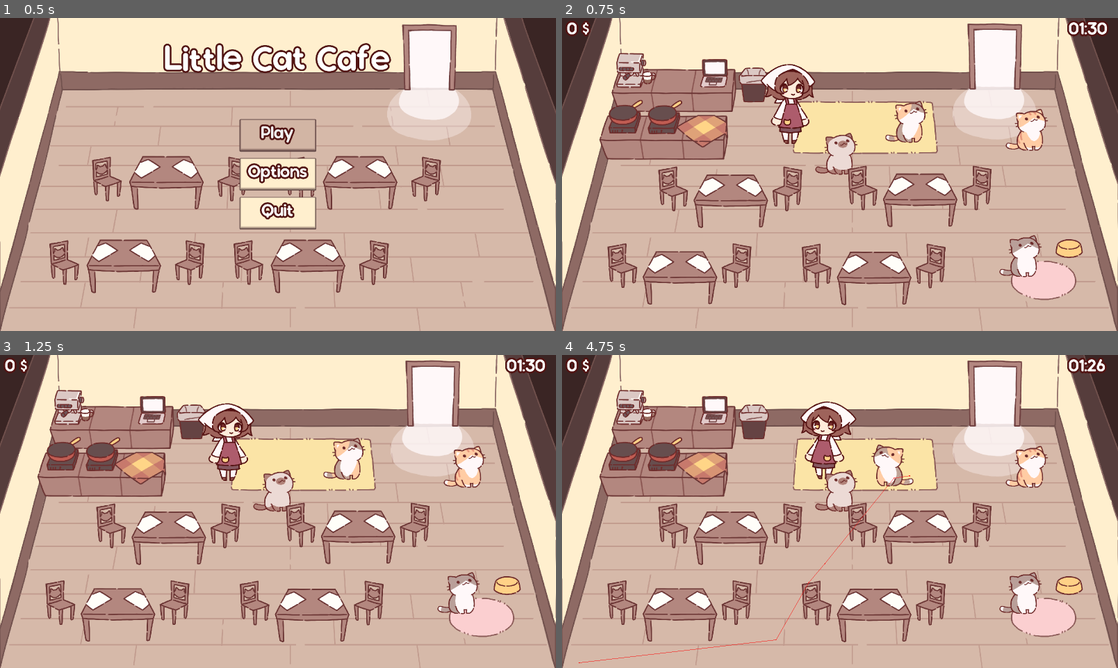
Above: before the commit, frames 1-4 (two rows, left to right).
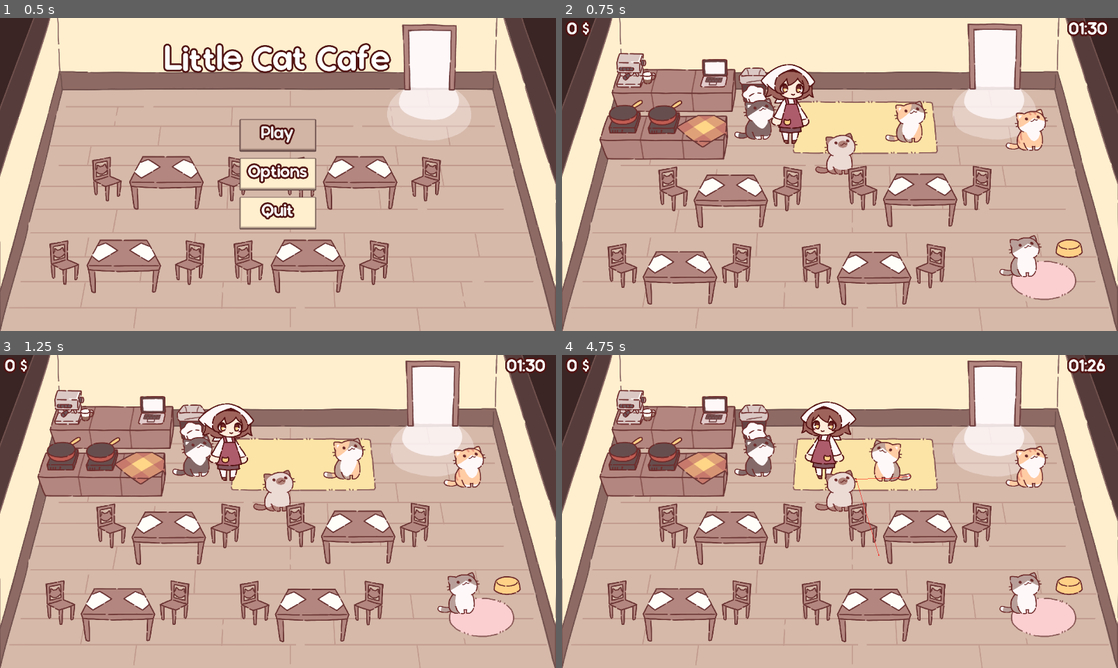
Above: after the commit, the same moments.

Repository: NuTrynity/Little-Cat-Cafe
Game: Godot game, scene res://Nodes/UI/main_menu.tscn
Two runs of this game, one before a commit and one after it. Both use one fixed random seed, a clock stepped at 60 frames per second and the inputs below.
Inputs:
- Up to frame 1 (0.5 s): no input
- Up to frame 2 (0.75 s): click "Play" at 0.5 s
- Up to frame 3 (1.25 s): no input
- Up to frame 4 (4.75 s): hold Right (move_right) 1.28-2.03 s; hold E (interact) 1.28-2.03 s; hold S (move_down) 2.03-2.78 s; tap E (interact) at 2.1, 3.6 s; hold Right (move_right) 2.78-3.53 s; hold E (interact) 2.78-3.53 s; hold W (move_up) 3.53-4.28 s; hold A (move_left) from 4.28 s (still down); hold E (interact) from 4.28 s (still down)

Frame 1 is identical in both runs. In frame 2, 0.8% of the frame differs, in the area x 31-39%, y 21-39%; in frame 3, 0.8%; in frame 4, 1.5%, in the area x 3-64%, y 21-99%.

Commit message:
made chef cat

Diff:
--- /dev/null
+++ b/Nodes/CharacterNodes/chef_cat.tscn
@@ -0,0 +1,23 @@
+[gd_scene load_steps=5 format=3 uid="uid://bpymu566dpahb"]
+
+[ext_resource type="PackedScene" uid="uid://p8f1yfir4e6i" path="res://Nodes/CharacterNodes/cat.tscn" id="1_ljuox"]
+[ext_resource type="Script" path="res://Scripts/CharacterScripts/ChefCat.gd" id="2_wt6kt"]
+[ext_resource type="Script" path="res://Scripts/CharacterScripts/chef_cat_ai_movement.gd" id="3_q0lhe"]
+[ext_resource type="Texture2D" uid="uid://cjtwlvtutbfxu" path="res://Sprites/cat_sprites/chefcat_interact.png" id="3_qw87i"]
+
+[node name="ChefCat" instance=ExtResource("1_ljuox")]
+script = ExtResource("2_wt6kt")
+player_resources = null
+approach_speed = 130
+cd_duration = 1.0
+min_stand_time = 2.0
+max_stand_time = 7.0
+
+[node name="AiMovement" parent="." index="0"]
+script = ExtResource("3_q0lhe")
+
+[node name="CatSkin" parent="." index="1"]
+position = Vector2(0, -69)
+
+[node name="CatSprite" parent="CatSkin" index="0"]
+texture = ExtResource("3_qw87i")
--- a/Nodes/ObjectNodes/coffee_machine.tscn
+++ b/Nodes/ObjectNodes/coffee_machine.tscn
@@ -9,7 +9,7 @@
 radius = 83.0
 height = 360.0
 
-[node name="CoffeeMachine" type="Node2D"]
+[node name="CoffeeMachine" type="Node2D" groups=["cooking"]]
 script = ExtResource("1_gqmvo")
 
 [node name="CoffeeMachine" type="Sprite2D" parent="."]
@@ -25,3 +25,6 @@
 
 [node name="CookingProgress" parent="." instance=ExtResource("4_5jrmp")]
 bar_max = 50.0
+
+[node name="TargetPoint" type="Node2D" parent="."]
+position = Vector2(0, 162)
--- a/Nodes/ObjectNodes/fryPan.tscn
+++ b/Nodes/ObjectNodes/fryPan.tscn
@@ -8,7 +8,7 @@
 [sub_resource type="CircleShape2D" id="CircleShape2D_h61jx"]
 radius = 81.1542
 
-[node name="FryPan" type="Node2D"]
+[node name="FryPan" type="Node2D" groups=["cooking"]]
 position = Vector2(17, -4)
 script = ExtResource("1_xxv0c")
 
@@ -25,3 +25,6 @@
 
 [node name="CookingProgress" parent="." instance=ExtResource("4_5f0mw")]
 bar_max = 100.0
+
+[node name="TargetPoint" type="Node2D" parent="."]
+position = Vector2(-17, 25)
--- a/Scripts/CharacterScripts/Cat.gd
+++ b/Scripts/CharacterScripts/Cat.gd
@@ -1,4 +1,5 @@
 extends CharacterBody2D
+class_name Cat
 
 enum State {IDLE, APPROACH, ACT, HUNGRY, REST }
 var state = State.IDLE as State
@@ -30,6 +31,9 @@
 var on_cd : bool = false
 
 func _ready():
+	setup_cat()
+
+func setup_cat():
 	add_child(standing_timer)
 	standing_timer.one_shot = true
 	standing_timer.connect("timeout", _on_standing_end)
--- /dev/null
+++ b/Scripts/CharacterScripts/ChefCat.gd
@@ -0,0 +1,63 @@
+extends Cat
+class_name ChefCat
+
+var target_point : Node2D = null
+var targeted_device : Node2D = null
+
+func _ready():
+	setup_cat()
+
+func _physics_process(_delta : float) -> void:
+	match state:
+		State.IDLE:
+			idle()
+			if (!on_cd):
+				if (chef_try_target()):
+					to_approach()
+
+		State.APPROACH:
+			if (!targeted_device.is_cooking):
+				untarget_device()
+				to_idle_stand()
+			elif aiMvt.reached_target():
+				chef_to_act()
+			else:
+				aiMvt.approach_target()
+
+		State.ACT:
+			if !targeted_device.is_cooking:
+				chef_stop_act()
+			else:
+				targeted_device.increase_progress()
+
+
+func chef_try_target() -> bool:
+	var cooking_devices = get_tree().get_nodes_in_group("cooking")
+
+	for device in cooking_devices:
+		if (device.is_cooking && device.targeted == null):
+			target_device(device)
+			return true
+
+	return false
+
+func target_device(device: Node2D):
+	device.targeted = self
+	targeted_device = device
+	target_point = device.get_node("TargetPoint")
+	aiMvt.target = target_point
+	aiMvt.makepath()
+
+func untarget_device():
+	targeted_device.targeted = null
+	targeted_device = null
+	target_point = null
+	aiMvt.target = null
+
+func chef_to_act():
+	state = State.ACT
+
+func chef_stop_act():
+	untarget_device()
+	to_idle_walk()
+	start_cd_timer()
--- a/Scripts/CharacterScripts/cat_ai_movement.gd
+++ b/Scripts/CharacterScripts/cat_ai_movement.gd
@@ -11,6 +11,9 @@
 var target_npc : Node2D = null
 
 func _ready():
+	setup_cat_aimvt()
+
+func setup_cat_aimvt():
 	speed = cat_speed
 
 	target_point = Node2D.new()
--- /dev/null
+++ b/Scripts/CharacterScripts/chef_cat_ai_movement.gd
@@ -0,0 +1,5 @@
+extends CatAiMovement
+
+func _ready():
+	nav_mesh = get_tree().get_root().get_node("scene_0/ChefNavigationRegion")
+	setup_cat_aimvt()
--- a/Scripts/ObjectScripts/coffee_machine.gd
+++ b/Scripts/ObjectScripts/coffee_machine.gd
@@ -6,7 +6,8 @@
 
 var meal = preload("res://Nodes/Meals/cat_latte.tscn")
 var coffee_machine_sfx = load("res://Assets/SFX/coffee_pouring.mp3")
-var is_brewing : bool = false
+var is_cooking : bool = false
+var targeted : Node2D = null
 
 func _ready():
 	interact_area.interact = Callable(self, "_on_interact")
@@ -23,13 +24,14 @@
 	progress_bar.value += 1
 
 func _on_interact():
-	if is_brewing == false:
+	if is_cooking == false:
 		brew_timer.start()
 		progress_bar.show()
 		AudioManager.play_sound(coffee_machine_sfx)
-		is_brewing = true
+		is_cooking = true
 	else:
 		print("let him cook!")
+
 
 func brew_coffee():
 	var tablecloth = get_tree().get_root().get_node("scene_0/KitchenCounter2/PickupTablecloth")
@@ -43,7 +45,7 @@
 			point.add_item(food)
 			GlobalScript.inventory[1]["count"] += 1
 			pickup_full = false
-			is_brewing = false
+			is_cooking = false
 			brew_timer.stop()
 
 			break
--- a/Scripts/ObjectScripts/fryingpan.gd
+++ b/Scripts/ObjectScripts/fryingpan.gd
@@ -7,6 +7,7 @@
 var omurice = preload("res://Nodes/Meals/omurice.tscn")
 var cooking_sfx = load("res://Assets/SFX/pan_frying_edit.mp3")
 var is_cooking : bool = false
+var targeted : Node2D = null
 
 func _ready():
 	interact_area.interact = Callable(self, "_on_interaction")
--- a/scene_0.tscn
+++ b/scene_0.tscn
@@ -22,14 +22,20 @@
 [ext_resource type="PackedScene" uid="uid://c74trmyu24o5f" path="res://Nodes/UI/pc.tscn" id="20_x4663"]
 [ext_resource type="PackedScene" uid="uid://rqqg70g4oe6h" path="res://Nodes/CharacterNodes/brown_cat.tscn" id="21_56e1g"]
 [ext_resource type="PackedScene" uid="uid://bvncyv1g0jrh0" path="res://Nodes/CharacterNodes/orange_cat.tscn" id="22_e4d4t"]
+[ext_resource type="PackedScene" uid="uid://bpymu566dpahb" path="res://Nodes/CharacterNodes/chef_cat.tscn" id="23_2lhbw"]
 
 [sub_resource type="RectangleShape2D" id="RectangleShape2D_f7fjw"]
 size = Vector2(2628, 20)
 
+[sub_resource type="NavigationPolygon" id="NavigationPolygon_fydyt"]
+vertices = PackedVector2Array(766, 530, 244, 530, 268, 434, 787, 437, 805, 391, 957, 396, 955, 584, 770, 582)
+polygons = Array[PackedInt32Array]([PackedInt32Array(0, 1, 2, 3), PackedInt32Array(3, 4, 5, 6, 7, 0)])
+outlines = Array[PackedVector2Array]([PackedVector2Array(268, 434, 244, 530, 766, 530, 770, 582, 955, 584, 957, 396, 805, 391, 787, 437)])
+
 [sub_resource type="NavigationPolygon" id="NavigationPolygon_fbxh0"]
-vertices = PackedVector2Array(940, 960, 1482, 958, 1828, 962 …(111 unchanged characters)…  1309, 221, 658, 437, 1148, 2441, 1143, 2343, 927, 2430, 1009, 656, 1146, 614, 959, 669, 786, 772, 656, 882, 784, 793.5, 510.534, 820, 348, 1082, 351, 1757, 776, 1818, 344, 2266, 328, 2328, 608, 2325, 689, 2379, 781, 1512, 349, 1545, 784, 1401, 347, 1240, 326)
-polygons = Array[PackedInt32Array]([PackedInt32Array(0, 1, 2 …(129 unchanged characters)… 15, 6, 5, 3), PackedInt32Array(16, 17, 15, 3, 2), PackedInt32Array(0, 4, 9, 10, 18, 19), PackedInt32Array(19, 18, 14, 13), PackedInt32Array(20, 19, 13), PackedInt32Array(20, 13, 21, 22), PackedInt32Array(23, 24, 25, 22, 21), PackedInt32Array(26, 27, 28, 29, 30), PackedInt32Array(31, 16, 2, 26, 30), PackedInt32Array(32, 27, 26, 33), PackedInt32Array(22, 34, 32, 33, 1, 0), PackedInt32Array(35, 34, 22, 25)])
-outlines = Array[PackedVector2Array]([PackedVector2Array(226 …(103 unchanged characters)… 0, 1413, 19, 1423, 221, 658, 772, 656, 793.5, 510.534, 820, 348, 1082, 351, 1240, 326, 1401, 347, 1512, 349, 1818, 344), Pack …(252 unchanged characters)…
+vertices = PackedVector2Array(940, 960, 1482, 958, 1828, 962 …(111 unchanged characters)…  1309, 221, 658, 437, 1148, 2441, 1143, 965, 595, 973, 351, 1092, 343, 1164, 358, 1545, 784, 2343, 927, 2430, 1009, 656, 1146, 614, 959, 669, 786, 772, 656, 882, 784, 1757, 776, 1818, 344, 2266, 328, 2328, 608, 2325, 689, 787, 597, 2379, 781, 1512, 349, 1401, 347)
+polygons = Array[PackedInt32Array]([PackedInt32Array(0, 1, 2 …(129 unchanged characters)… 15, 6, 5, 3), PackedInt32Array(16, 17, 18, 19, 20, 1), PackedInt32Array(21, 22, 15, 3, 2), PackedInt32Array(0, 4, 9, 10, 23, 24), PackedInt32Array(24, 23, 14, 13), PackedInt32Array(25, 24, 13), PackedInt32Array(25, 13, 26, 27), PackedInt32Array(28, 29, 30, 31, 32), PackedInt32Array(26, 33, 16, 27), PackedInt32Array(34, 21, 2, 28, 32), PackedInt32Array(35, 29, 28, 20), PackedInt32Array(36, 35, 20, 19), PackedInt32Array(16, 1, 0, 27)])
+outlines = Array[PackedVector2Array]([PackedVector2Array(226 …(103 unchanged characters)… 0, 1413, 19, 1423, 221, 658, 772, 656, 787, 597, 965, 595, 973, 351, 1092, 343, 1164, 358, 1401, 347, 1512, 349, 1818, 344), Pack …(252 unchanged characters)…
 
 [node name="scene_0" type="Node2D"]
 z_as_relative = false
@@ -117,6 +123,10 @@
 [node name="Table4" parent="." instance=ExtResource("14_l1tow")]
 position = Vector2(544, 1249)
 
+[node name="ChefNavigationRegion" type="NavigationRegion2D" parent="."]
+navigation_polygon = SubResource("NavigationPolygon_fydyt")
+navigation_layers = 3
+
 [node name="NavigationRegion2D" type="NavigationRegion2D" parent="."]
 navigation_polygon = SubResource("NavigationPolygon_fbxh0")
 
@@ -141,6 +151,9 @@
 [node name="OrangeCat" parent="." instance=ExtResource("22_e4d4t")]
 position = Vector2(2156, 593)
 
+[node name="ChefCat" parent="." instance=ExtResource("23_2lhbw")]
+position = Vector2(906, 547)
+
 [editable path="Table1"]
 [editable path="Table1/chair2"]
 [editable path="Table1/chair1"]
Not shown: 1 places in scene_0.tscn that only renumber resources
